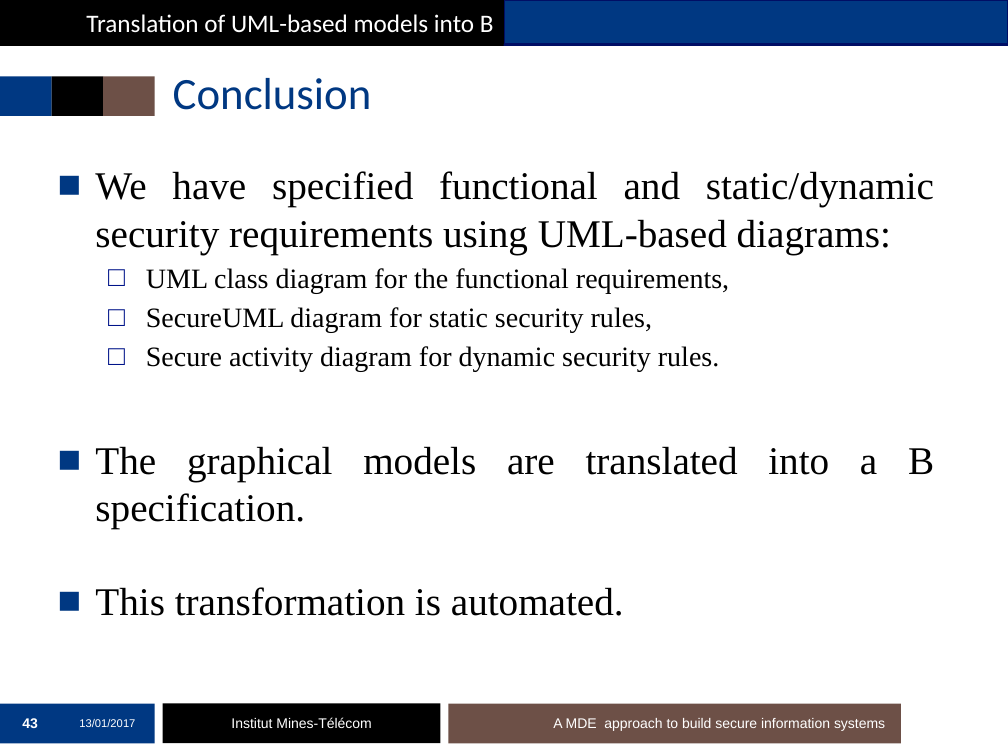
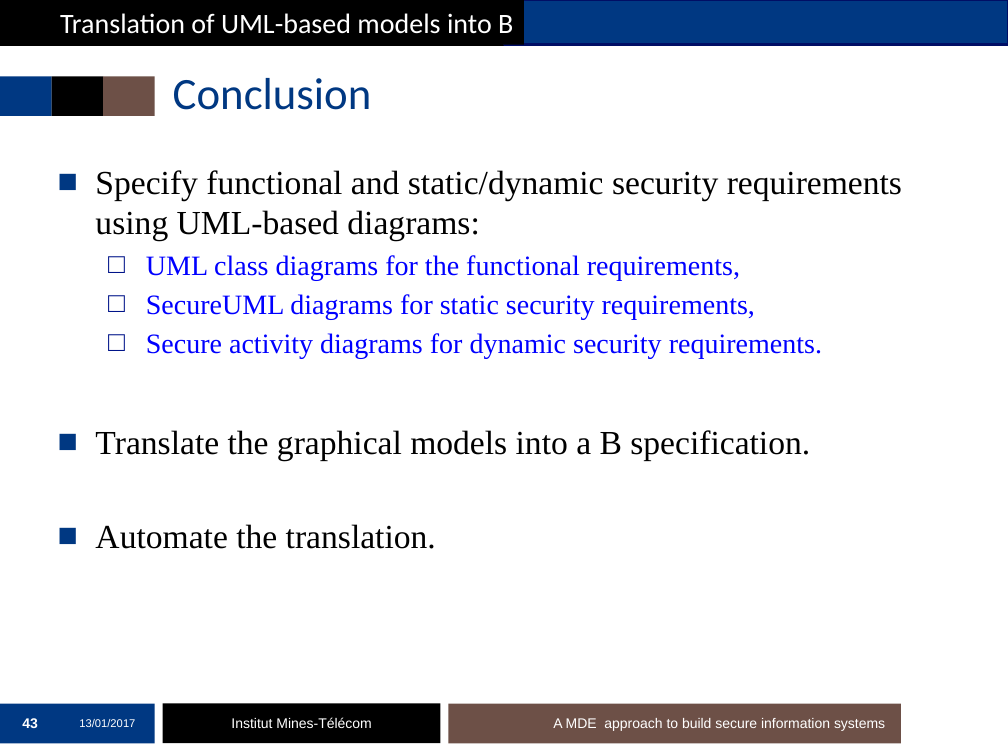
Before and after one commit to mai-ng/phdDefense, a slide deck: slide 43 of slides/presentation-defense.pptx. Drawn at 1008x756 pixels with LibreOffice and Linux fonts; fonts in the diff are those of the drawing; background and template pictures are left out. Boxes give left, top, right and bottom in pixels: in the first picture for what was removed or moved away, otherwise in the second. Text is boxed around its words. In the diff, an @@ line names an element or a change of style, - is before the commit and + after.

```diff
--- a/slides/presentation-defense.pptx
+++ b/slides/presentation-defense.pptx
@@ rectangle "Translation of UML-based models into ...": place and size @@
-rectangle "Translation of UML-based models into ..." at (1,0,504,44)
+rectangle "Translation of UML-based models into ..." at (0,0,524,44)
@@ rectangle "Translation of UML-based models into ..." at (0,0,524,44): size 18 to 20 pt @@
@@ text at (95,170,902,549): text changed; size 28 to 24 pt @@
-■ We have specified functional and static/dynamic security requirements using UML-based diagrams:
-  □ UML class diagram for the functional requirements,
-  □ SecureUML diagram for static security rules,
-  □ Secure activity diagram for dynamic security rules.
-■ The graphical models are translated into a B specification.
-■ This transformation is automated.
+■ Specify functional and static/dynamic security requirements using UML-based diagrams:
+  □ UML class diagrams for the functional requirements,
+  □ SecureUML diagrams for static security requirements,
+  □ Secure activity diagrams for dynamic security requirements.
+■ Translate the graphical models into a B specification.
+■ Automate the translation.
```
Also in this commit, not shown: 63 other slides changed, 2 slides added, 5 slides removed.
